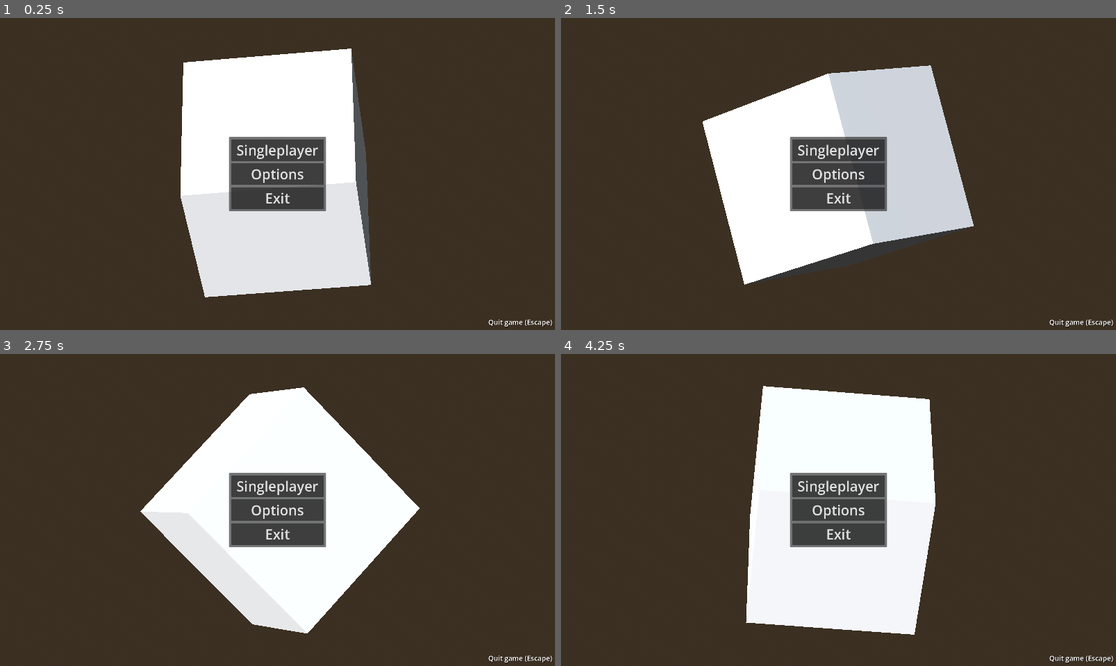
Above: before the commit, frames 1-4 (two rows, left to right).
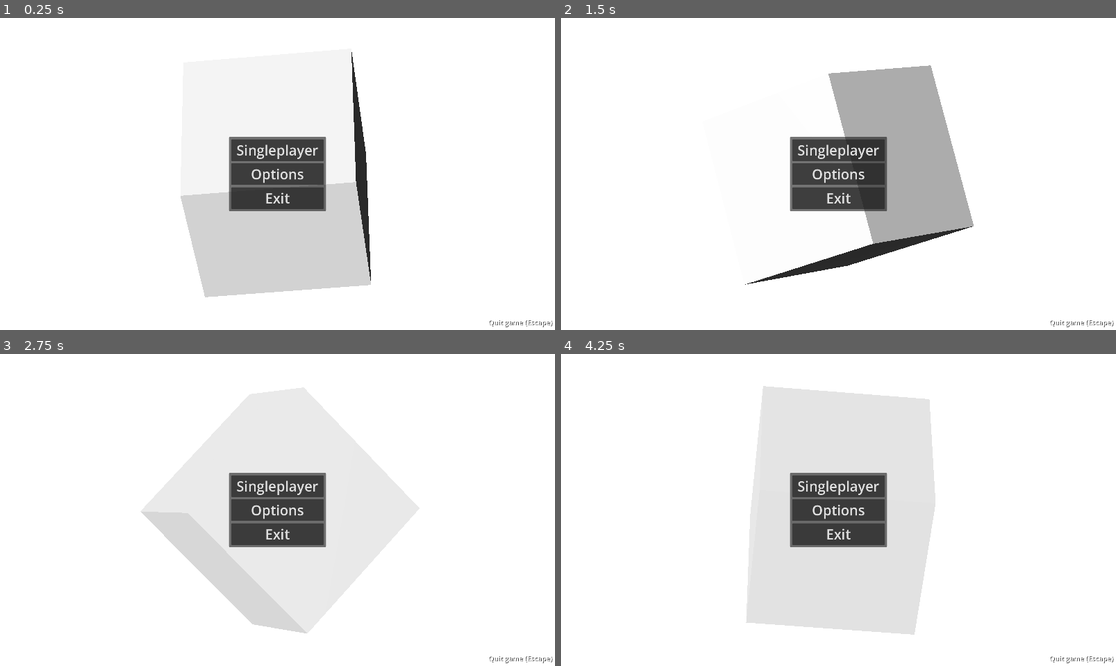
Above: after the commit, the same moments.

Repository: runeteamop/Teamop-Godot-Game
Game: Godot game, scene res://bin/main.tscn
Same seed, same stepped clock (60 frames per second), same inputs: the game is played once before the commit and once after it.
Inputs (mouse positions are in pixels of both pictures, inside the frame that each line leads up to):
- Up to frame 1 (0.25 s): no input
- Up to frame 2 (1.5 s): click "Options" at 0.5 s; click "Back" at 1.25 s
- Up to frame 3 (2.75 s): move the mouse to (399, 494) at 2.02 s; hold D (Right) from 2.03 s (still down); tap Space (Dash) at 2.1 s
- Up to frame 4 (4.25 s): move the mouse to (727, 525) at 2.77 s; release D (Right) at 2.78 s; hold S (Down) 2.78-3.53 s; click (727, 525) at 2.85 s; move the mouse to (894, 441) at 3.52 s; hold D (Right) from 3.53 s (still down); tap Space (Dash) at 3.6 s

The runs differ from the first frame. In frame 1, 76% of the frame differs, in the area x 0-100%, y 0-100%; in frame 2, 84%; in frame 3, 77%; in frame 4, 85%.

Commit message:
Resource save system

Diff:
--- a/bin/autoload/global.gd
+++ b/bin/autoload/global.gd
@@ -4,6 +4,8 @@
 signal signal_enter_menu(file_path: String)
 signal signal_goto_last_menu
 signal signal_flush_menu_stack
+
+const REMOVE_FROM_CACHE: bool = true
 
 func enter_game_state(file_path: String) -> void:
 	signal_flush_menu_stack.emit()
@@ -12,5 +14,5 @@
 
 #func request_game_state(file_path: String) -> void: request_game_state.emit(file_path)
 func enter_menu(file_path: String) -> void: signal_enter_menu.emit(file_path)
-func goto_last_menu() -> void: signal_goto_last_menu.emit()
+func goto_last_menu(remove_from_cache: bool = false) -> void: signal_goto_last_menu.emit(remove_from_cache)
 func flush_menu_stack() -> void: signal_flush_menu_stack.emit()
--- a/bin/autoload/options_manager.gd
+++ b/bin/autoload/options_manager.gd
@@ -1,46 +1,37 @@
 extends Node
 
-const OPTIONS_PATH: String = "user://options.ini"
+const OPTIONS_PATH: String = "user://options.tres"
 
-var options_buffer: Dictionary
+#var options_buffer: Dictionary
 
-var options_file := ConfigFile.new()
+var options_file: Resource = Options.new()
 
 func _init() -> void:
-	if FileAccess.file_exists(OPTIONS_PATH):
-		options_file.load(OPTIONS_PATH)
+	if ResourceLoader.exists(OPTIONS_PATH):
+		options_file = ResourceLoader.load(OPTIONS_PATH)
 	else:
-		options_file.set_value("display", "window_mode", 0)
-		options_file.set_value("display", "resolusion_scale", 1.0)
-		options_file.set_value("display", "resolusion_width", Vector2i(1920, 1080))
+		save_options()
 
-		options_file.set_value("graphics", "texture_resolusion", 1.0)
-		options_file.set_value("graphics", "shadow_resolusion", 1.0)
+func apply_options() -> void:
+	DisplayServer.window_set_mode(options_file.window_mode)
+	get_viewport().scaling_3d_scale = options_file.resolusion_scale
 
-		options_file.set_value("audio", "master_volume", 1.0)
-		options_file.set_value("audio", "music_volume", 1.0)
+func save_options() -> void: ResourceSaver.save(options_file, OPTIONS_PATH)
 
-		options_file.set_value("keybindings", "up", "w")
-		options_file.set_value("keybindings", "left", "a")
-		options_file.set_value("keybindings", "down", "s")
-		options_file.set_value("keybindings", "right", "d")
+#func display_options_to_buffer(subkey: String, value: Variant) -> void:
+	#if !options_buffer.has("display"):
+		#options_buffer["display"] = {}
+#
+	#options_buffer["display"][subkey] = value
+#
+#func save_options() -> void:
+	#for entry in options_buffer:
+		#for subentry in options_buffer[entry]:
+			#options_file.set_value(entry, subentry, options_buffer[entry][subentry])
+#
+	#options_file.save(OPTIONS_PATH)
+	#options_buffer.clear()
 
-		options_file.save(OPTIONS_PATH)
-
-func display_settings_to_buffer(subkey: String, value: Variant) -> void:
-	if !options_buffer.has("display"):
-		options_buffer["display"] = {}
-
-	options_buffer["display"][subkey] = value
-
-func save_options() -> void:
-	for entry in options_buffer:
-		for subentry in options_buffer[entry]:
-			options_file.set_value(entry, subentry, options_buffer[entry][subentry])
-
-	options_file.save(OPTIONS_PATH)
-	options_buffer.clear()
-
-func apply_options(buffer: bool = false) -> void:
-	DisplayServer.window_set_mode(options_file.get_value("display", "window_mode"))
-	get_viewport().scaling_3d_scale = options_file.get_value("display", "resolusion_scale")
+#func apply_options(buffer: bool = false) -> void:
+	#DisplayServer.window_set_mode(options_file.get_value("display", "window_mode"))
+	#get_viewport().scaling_3d_scale = options_file.get_value("display", "resolusion_scale")
--- a/bin/menus.tscn
+++ b/bin/menus.tscn
@@ -10,7 +10,8 @@
 sky_material = SubResource("ProceduralSkyMaterial_v1ntp")
 
 [sub_resource type="Environment" id="Environment_4otfu"]
-background_mode = 2
+background_mode = 1
+background_color = Color(0.30402955, 0.30402955, 0.30402955, 1)
 sky = SubResource("Sky_l132s")
 tonemap_mode = 2
 ssao_enabled = true
--- a/bin/static_menu_manager.gd
+++ b/bin/static_menu_manager.gd
@@ -20,8 +20,13 @@
 	add_child(current_menu)
 	menu_stack.append(current_menu)
 
-func _on_goto_last_menu() -> void:
-	remove_child(current_menu)
+func _on_goto_last_menu(remove_from_cache: bool = false) -> void:
+	if remove_from_cache:
+		cache.erase(cache.find_key(current_menu))
+		current_menu.queue_free()
+	else:
+		remove_child(current_menu)
+
 	menu_stack.pop_back()
 
 	if menu_stack.size() > 0:
--- a/bin/ui/options_menu.gd
+++ b/bin/ui/options_menu.gd
@@ -1,28 +1,21 @@
 class_name OptionsMenu extends Control
+
+const OPTIONS_MENU_PATH: String = "user://options_menu.tres"
 
 @export var fullscreen_toggle_button: CheckBox
 @export var resolusion_scale_dropdown: OptionButton
 
-func _enter_tree() -> void:
-	var fullscreen_button_toggled: bool
-	var dropdown_item_selected: int
+var options_menu_values: Resource = OptionsMenuResource.new()
 
-	match DisplayServer.window_get_mode():
-		0:
-			fullscreen_button_toggled = false
-		3:
-			fullscreen_button_toggled = true
+var applied: bool = false
 
-	match get_viewport().scaling_3d_scale:
-		0.5:
-			dropdown_item_selected = 0
-		1.0:
-			dropdown_item_selected = 1
-		2.0:
-			dropdown_item_selected = 2
+func _init() -> void:
+	if ResourceLoader.exists(OPTIONS_MENU_PATH):
+		options_menu_values = ResourceLoader.load(OPTIONS_MENU_PATH)
 
-	fullscreen_toggle_button.button_pressed = fullscreen_button_toggled
-	resolusion_scale_dropdown.selected = dropdown_item_selected
+func _ready() -> void:
+	fullscreen_toggle_button.button_pressed = options_menu_values.window_mode_toggled
+	resolusion_scale_dropdown.selected = options_menu_values.dropdown_selected
 
 func _on_check_box_toggled(toggled_on: bool) -> void:
 	var value: int = 0
@@ -30,7 +23,8 @@
 	if toggled_on:
 		value = 3
 
-	OptionsManager.display_settings_to_buffer("window_mode", value)
+	OptionsManager.options_file.window_mode = value
+	options_menu_values.window_mode_toggled = toggled_on
 
 func _on_option_button_item_selected(index: int) -> void:
 	var value: float
@@ -43,14 +37,14 @@
 		2:
 			value = 2.0
 
-	OptionsManager.display_settings_to_buffer("resolusion_scale", value)
+	OptionsManager.options_file.resolusion_scale = value
+	options_menu_values.dropdown_selected = resolusion_scale_dropdown.selected
 
 func _on_back_pressed() -> void:
-	if OptionsManager.options_buffer.size() > 0:
-		OptionsManager.options_buffer.clear()
-
-	Global.goto_last_menu()
+	Global.goto_last_menu(Global.REMOVE_FROM_CACHE)
 
 func _on_apply_pressed() -> void:
 	OptionsManager.save_options()
 	OptionsManager.apply_options()
+
+	ResourceSaver.save(options_menu_values, OPTIONS_MENU_PATH)
--- /dev/null
+++ b/bin/ui/options_menu_resource.gd
@@ -0,0 +1,4 @@
+class_name OptionsMenuResource extends Resource
+
+@export var window_mode_toggled: bool = false
+@export var dropdown_selected: int = 1
--- /dev/null
+++ b/bin/ui/options_resource.gd
@@ -0,0 +1,4 @@
+class_name Options extends Resource
+
+@export var window_mode: int = 0
+@export var resolusion_scale: float = 1.0
Not shown, added: bin/ui/options_menu_resource.gd.uid
Not shown, added: bin/ui/options_resource.gd.uid
Not shown, removed: bin/levels/runes test.tscn117633102.tmp
Not shown, removed: bin/levels/runes test.tscn134779373.tmp
Not shown, removed: bin/levels/runes test.tscn162402001.tmp
Not shown, removed: bin/levels/runes test.tscn175189691.tmp
Not shown, removed: bin/levels/runes test.tscn207158668.tmp
Not shown, removed: bin/levels/runes test.tscn218758523.tmp
